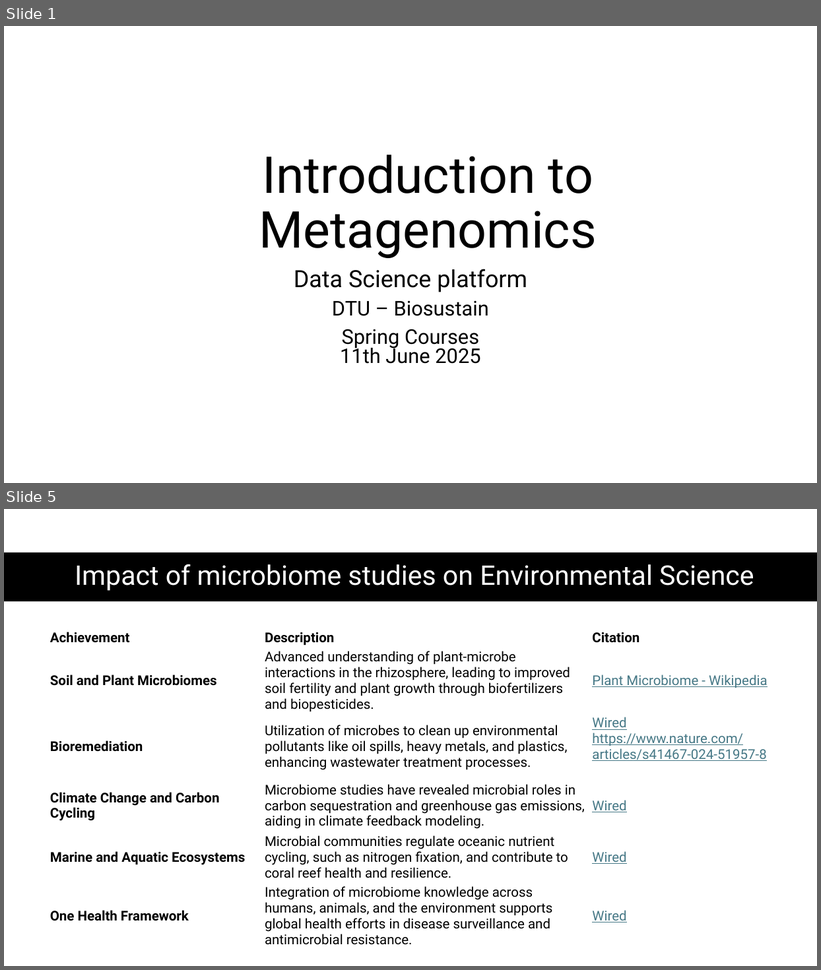
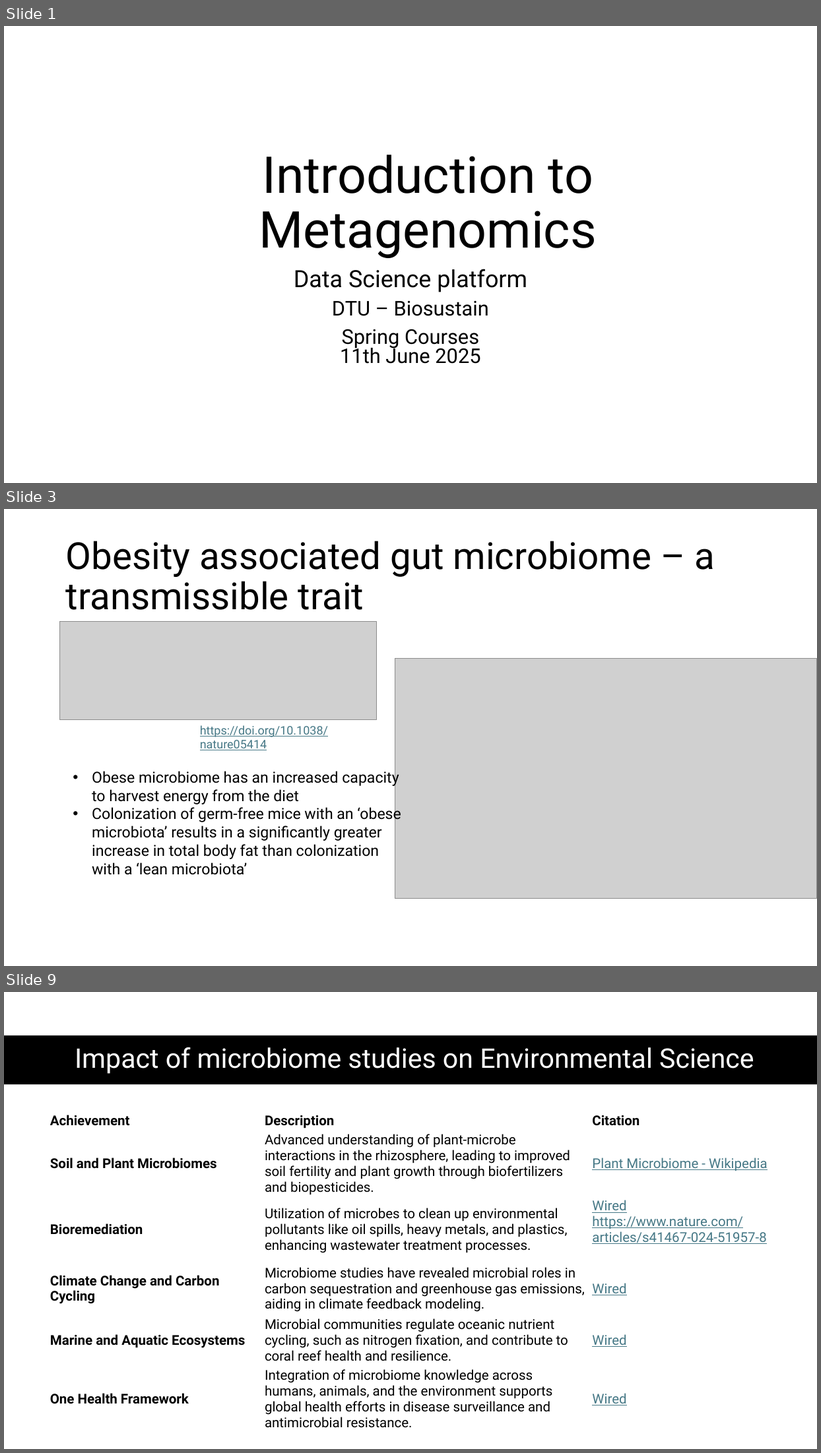
Before and after one commit to biosustain/dsp_metagenomics_training, a slide deck: course_contents/IntroMetagenomics.pptx. Shown one above the other, each under a label of ours: slides 1 and 5 before the commit, slides 1, 3 and 9 after it; the slides between them are not shown. The pictures are 821x970 and 821x1453 pixels, drawn with LibreOffice and Linux fonts; fonts in the diff are those of the drawing; grey boxes stand for pictures. Boxes give left, top, right and bottom in pixels: in the first picture for what was removed or moved away, otherwise in the second. Text is boxed around its words. In the diff, an @@ line names an element or a change of style, - is before the commit and + after.

```diff
--- a/course_contents/IntroMetagenomics.pptx
+++ b/course_contents/IntroMetagenomics.pptx
@@ slide 3 added at bbox=[4, 509, 817, 966], background #FFFFFF @@
@@ title added at bbox=[66, 541, 715, 610], 44 pt, text #000000 @@
+Obesity associated gut microbiome – a transmissible trait
@@ picture added at bbox=[60, 622, 377, 720] @@
@@ picture added at bbox=[395, 658, 817, 899] @@
@@ text added at bbox=[200, 725, 328, 751], 14 pt, text #467886, underline @@
+https://doi.org/10.1038/nature05414
@@ text added at bbox=[92, 769, 401, 875], 18 pt, text #000000 @@
+• Obese microbiome has an increased capacity to harvest energy from the diet
+• Colonization of germ-free mice with an ‘obese microbiota’ results in a significantly greater increase in total body fat than colonization with a ‘lean microbiota’
@@ what was slide 5 is now slide 9 @@
```
Also in this commit, not shown: 7 other slides added, 3 slides removed.
